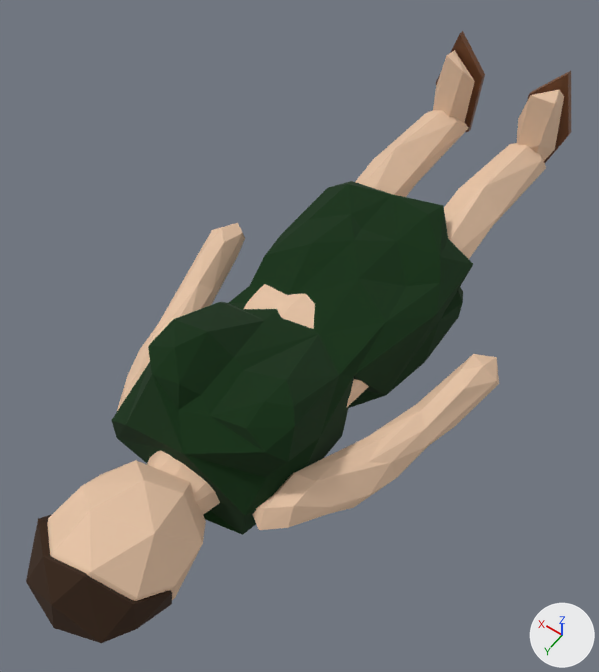
The FBX model Assets/Imports/female_villager.fbx as it was, and as the next commit left it.
Before and after are seen from a 50 mm lens placed at (-102.0, 292.0, 217.0), pointed at (4.0, 144.0, -15.0). The axes (+X, +Y, +Z) are drawn at lower right. The lights are the same throughout.
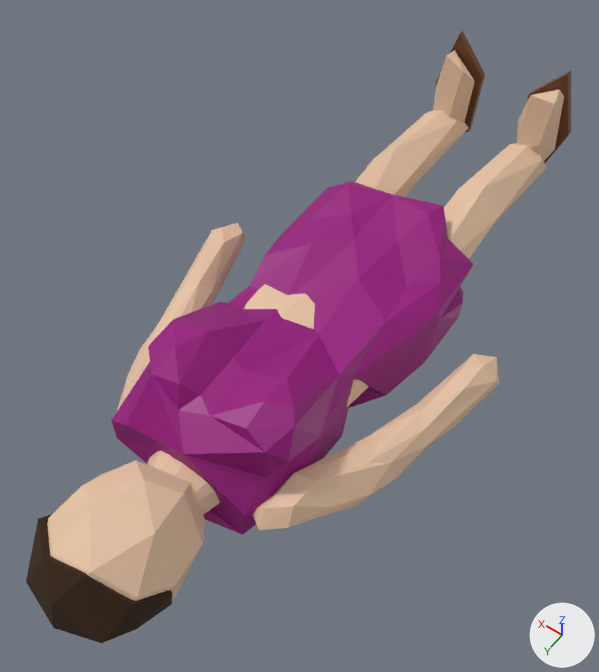
Diff of the bpy script that builds the scene:
```diff
--- a/Assets/Imports/female_villager.fbx.py
+++ b/Assets/Imports/female_villager.fbx.py
@@ mat_dress @@
+mat_dress = principled_material('Dress')
+mat_dress.base_color = (0.311, 0.0, 0.204)  # purple #97007d
@@ me_cube_003 @@
 me_cube_003.from_pydata(...)  # 424 vertices, 759 faces; spans x -62.0..63.0, y 0.0..268.0, z -45.0..24.0
 # used by ob_cube_000; location = (0.0, 0.0, 0.0)
+# me_cube_003 part 1: all 252 faces that had it switch from mat_robe (dark green #002c02) to mat_dress (purple #97007d)
 me_cube_003.materials.append(mat_skin)
```

Pixel boxes [x1, y1, x2, y2] of what changed, in the pictures (599 x 672 px):
part 1 of me_cube_003, recoloured (green to purple): [111, 181, 473, 535] in both
